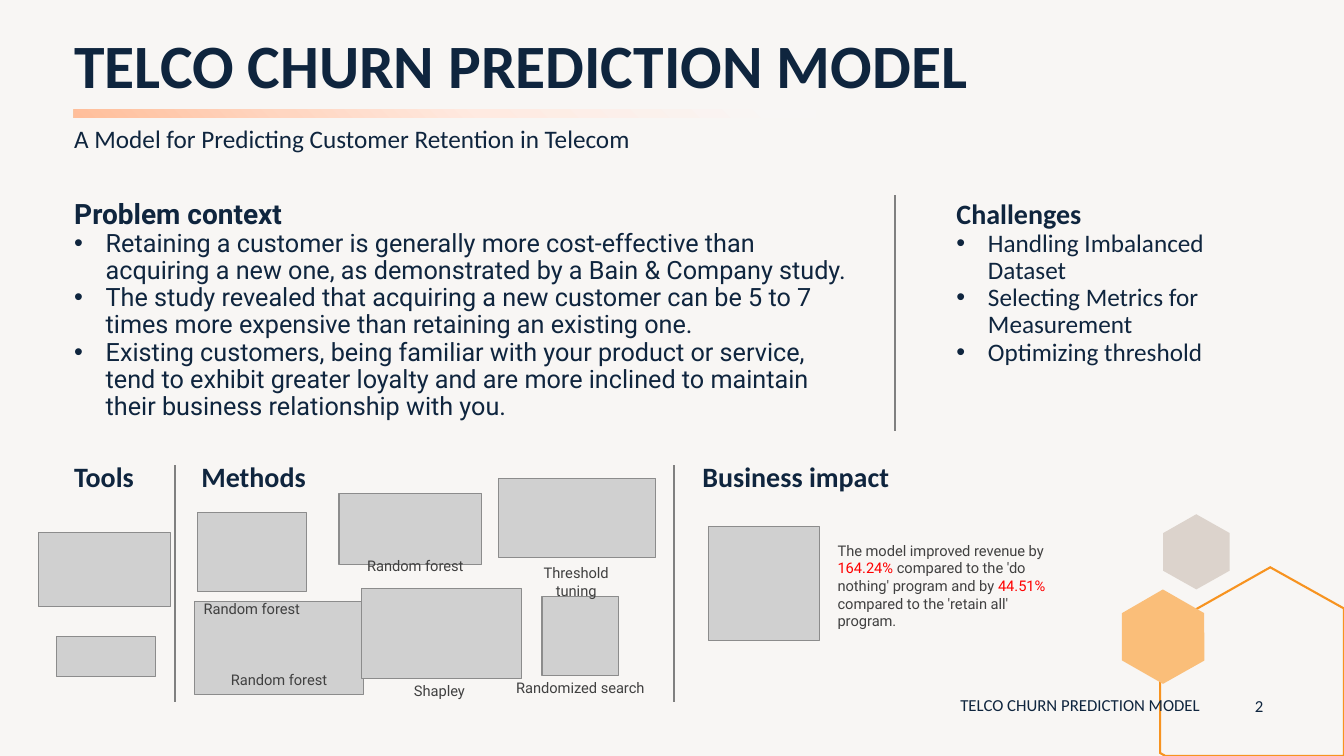
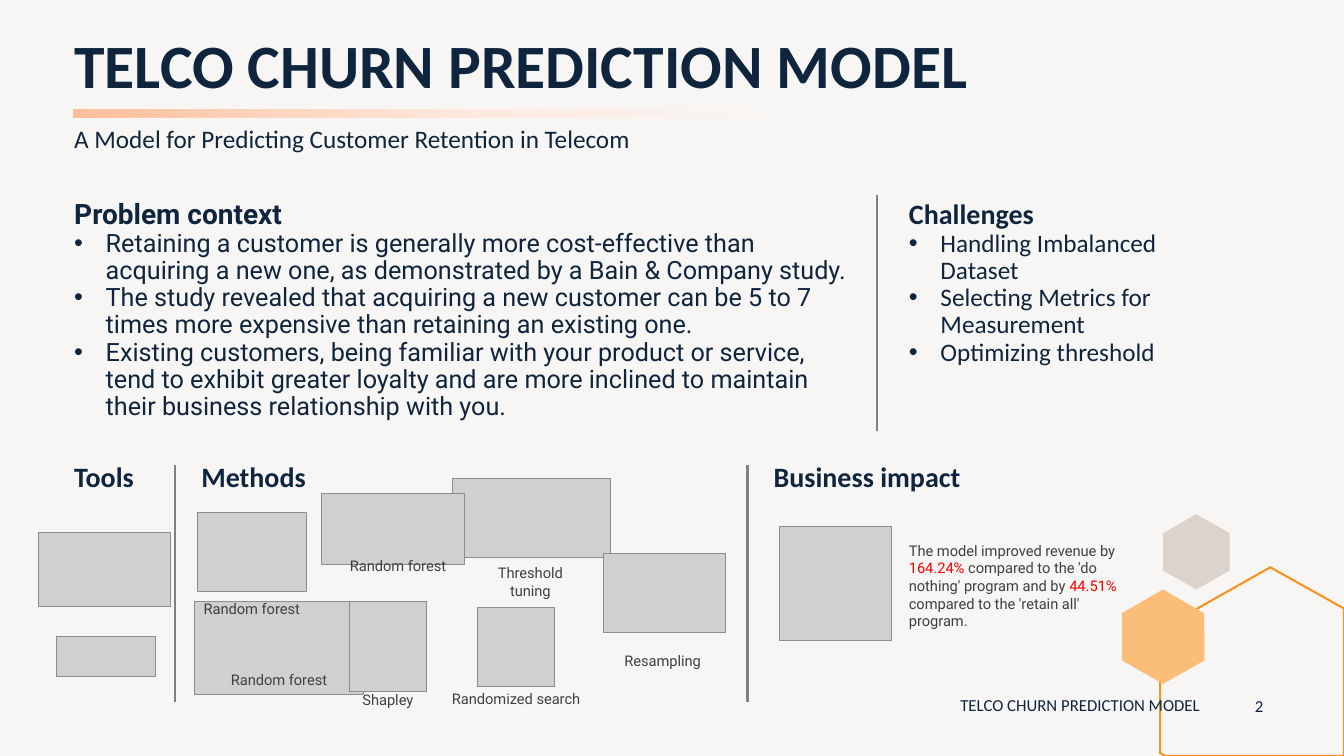
Before and after one commit to peerapat-t/telco_churn_prediction_model, a slide deck: slide 2 of Telco churn prediction model presentation.pptx. Drawn at 1344x756 pixels with LibreOffice and Linux fonts; fonts in the diff are those of the drawing; grey boxes stand for pictures. Boxes give left, top, right and bottom in pixels: in the first picture for what was removed or moved away, otherwise in the second. Text is boxed around its words. In the diff, an @@ line names an element or a change of style, - is before the commit and + after.

```diff
--- a/Telco churn prediction model presentation.pptx
+++ b/Telco churn prediction model presentation.pptx
@@ line moved from (895, 196) - (895, 431) to (877, 196) - (877, 431) @@
@@ text "Challenges" rewrapped from bbox=[988, 234, 1203, 366] to bbox=[909, 204, 1156, 366] @@
@@ picture: place and size @@
-picture at bbox=[499, 478, 656, 558]
+picture at bbox=[453, 478, 610, 558]
@@ line moved from (675, 466) - (675, 702) to (748, 466) - (748, 702) @@
@@ 2 texts, 1 picture: place and size @@
-2 texts, 1 picture at bbox=[702, 467, 1045, 641]
+2 texts, 1 picture at bbox=[774, 467, 1116, 641]
@@ picture: place and size @@
-picture at bbox=[339, 493, 482, 565]
+picture at bbox=[322, 493, 465, 565]
@@ text "Random forest": place and size @@
-text "Random forest" at bbox=[367, 560, 463, 571]
+text "Random forest" at bbox=[350, 560, 446, 571]
@@ text "Threshold tuning": place and size @@
-text "Threshold tuning" at bbox=[544, 567, 609, 600]
+text "Threshold tuning" at bbox=[498, 567, 563, 599]
@@ picture added at bbox=[604, 554, 726, 632] @@
@@ picture: place and size @@
-picture at bbox=[361, 589, 521, 679]
+picture at bbox=[350, 602, 426, 692]
@@ picture: place and size @@
-picture at bbox=[542, 596, 619, 676]
+picture at bbox=[478, 607, 555, 687]
@@ text added at bbox=[624, 655, 701, 669], 10.5 pt, text #404040 @@
+Resampling
@@ text "Shapley": place and size @@
-text "Shapley" at bbox=[414, 685, 465, 699]
+text "Shapley" at bbox=[362, 691, 413, 708]
@@ text "Randomized search": place and size @@
-text "Randomized search" at bbox=[516, 682, 645, 693]
+text "Randomized search" at bbox=[452, 693, 581, 704]
```
Also in this commit, not shown: 1 other file.
